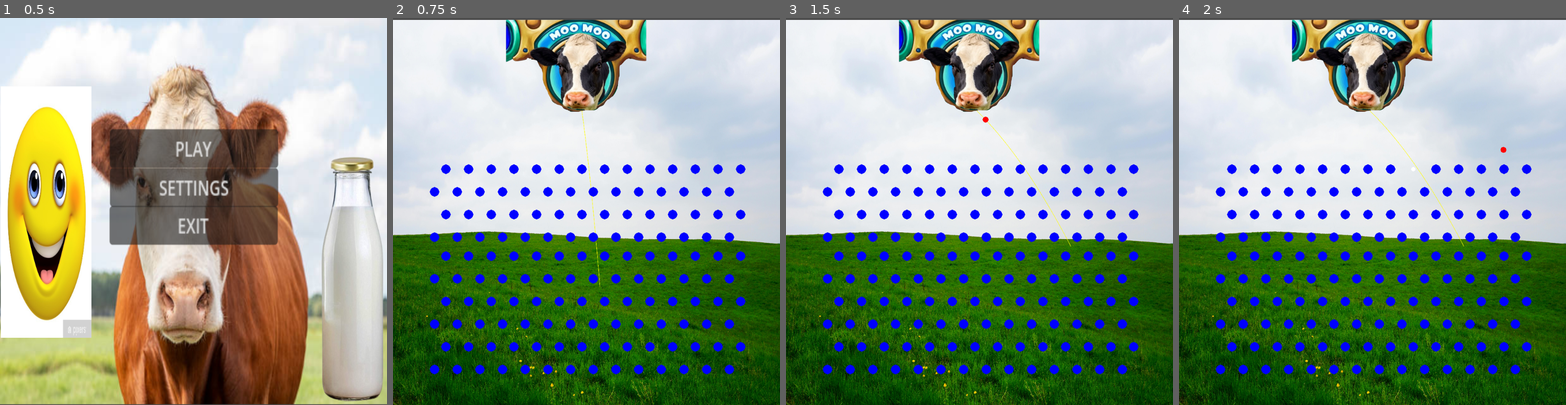
Above: before the commit, frames 1-4 (left to right).
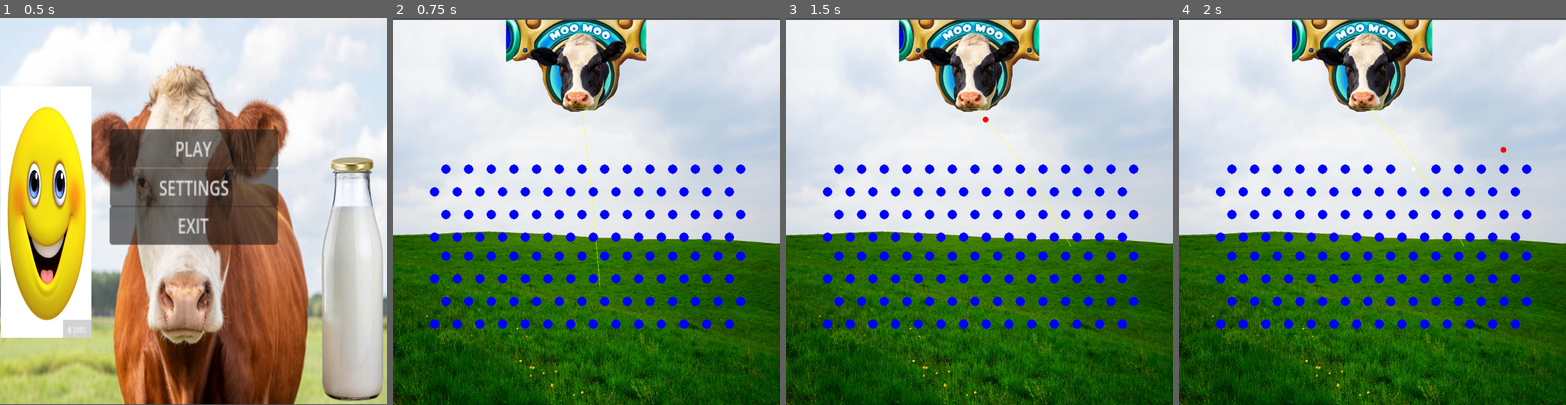
Above: after the commit, the same moments.

Repository: Temia116/Milkle_gamefart
Game: Godot game, scene res://title.tscn
Two runs of this game, one before a commit and one after it. Both use one fixed random seed, a clock stepped at 60 frames per second and the inputs below.
Inputs (mouse positions are in pixels of both pictures, inside the frame that each line leads up to):
- Up to frame 1 (0.5 s): no input
- Up to frame 2 (0.75 s): click "PLAY" at 0.5 s
- Up to frame 3 (1.5 s): tap Enter at 1.25 s; move the mouse to (1064, 192) at 1.27 s; click (1064, 192) at 1.42 s
- Up to frame 4 (2 s): no input

Frame 1 is identical in both runs. In frame 2, 1.4% of the frame differs, in the area x 9-92%, y 83-93%; in frame 3, 1.4%; in frame 4, 1.4%.

Commit message:
made some freaky boxes

Diff:
--- a/Main.tscn
+++ b/Main.tscn
@@ -6,12 +6,33 @@
 [ext_resource type="Script" uid="uid://hegvoy5de6w2" path="res://GameManager.gd" id="4_lgr22"]
 [ext_resource type="Texture2D" uid="uid://bkflc54rt5qs2" path="res://Game assets/BACKGROUND.jpeg" id="5_fos0i"]
 [ext_resource type="Script" uid="uid://0n6dgtjx4i3u" path="res://ball_catcher.gd" id="6_3dxm6"]
+[ext_resource type="Texture2D" uid="uid://dtq00mtab4if6" path="res://Game assets/Green ball catcher.png" id="7_03owx"]
+[ext_resource type="Texture2D" uid="uid://dqph28k4luatb" path="res://Game assets/Red ball catcher.png" id="8_wkp8b"]
+[ext_resource type="Texture2D" uid="uid://2eka4i7agowb" path="res://Game assets/Yellow ball catcher.png" id="9_20pc6"]
 
 [sub_resource type="RectangleShape2D" id="RectangleShape2D_7jktm"]
 size = Vector2(19.5, 1171)
 
 [sub_resource type="RectangleShape2D" id="RectangleShape2D_lgr22"]
 size = Vector2(3820, 62)
+
+[sub_resource type="RectangleShape2D" id="RectangleShape2D_5vvyt"]
+size = Vector2(39, 30)
+
+[sub_resource type="RectangleShape2D" id="RectangleShape2D_c6i3y"]
+size = Vector2(38, 29)
+
+[sub_resource type="RectangleShape2D" id="RectangleShape2D_c2ibq"]
+size = Vector2(38, 29)
+
+[sub_resource type="RectangleShape2D" id="RectangleShape2D_j4qnp"]
+size = Vector2(42, 2)
+
+[sub_resource type="RectangleShape2D" id="RectangleShape2D_fpfj3"]
+size = Vector2(2, 40)
+
+[sub_resource type="RectangleShape2D" id="RectangleShape2D_sc1dx"]
+size = Vector2(2, 40)
 
 [node name="Main" type="Node2D" groups=["Peg"]]
 script = ExtResource("1_cm0pq")
@@ -381,86 +402,43 @@
 position = Vector2(477, 1235)
 shape = SubResource("RectangleShape2D_lgr22")
 
-[node name="Peg113" parent="." instance=ExtResource("3_3dxm6")]
-position = Vector2(260, 870)
-
-[node name="Peg114" parent="." instance=ExtResource("3_3dxm6")]
-position = Vector2(380, 870)
-
-[node name="Peg115" parent="." instance=ExtResource("3_3dxm6")]
-position = Vector2(440, 870)
-
-[node name="Peg116" parent="." instance=ExtResource("3_3dxm6")]
-position = Vector2(320, 870)
-
-[node name="Peg117" parent="." instance=ExtResource("3_3dxm6")]
-position = Vector2(500, 870)
-
-[node name="Peg118" parent="." instance=ExtResource("3_3dxm6")]
-position = Vector2(620, 870)
-
-[node name="Peg119" parent="." instance=ExtResource("3_3dxm6")]
-position = Vector2(680, 870)
-
-[node name="Peg120" parent="." instance=ExtResource("3_3dxm6")]
-position = Vector2(560, 870)
-
-[node name="Peg121" parent="." instance=ExtResource("3_3dxm6")]
-position = Vector2(200, 870)
-
-[node name="Peg122" parent="." instance=ExtResource("3_3dxm6")]
-position = Vector2(230, 930)
-
-[node name="Peg123" parent="." instance=ExtResource("3_3dxm6")]
-position = Vector2(350, 930)
-
-[node name="Peg124" parent="." instance=ExtResource("3_3dxm6")]
-position = Vector2(410, 930)
-
-[node name="Peg125" parent="." instance=ExtResource("3_3dxm6")]
-position = Vector2(290, 930)
-
-[node name="Peg126" parent="." instance=ExtResource("3_3dxm6")]
-position = Vector2(470, 930)
-
-[node name="Peg127" parent="." instance=ExtResource("3_3dxm6")]
-position = Vector2(590, 930)
-
-[node name="Peg128" parent="." instance=ExtResource("3_3dxm6")]
-position = Vector2(650, 930)
-
-[node name="Peg129" parent="." instance=ExtResource("3_3dxm6")]
-position = Vector2(530, 930)
-
-[node name="Peg130" parent="." instance=ExtResource("3_3dxm6")]
-position = Vector2(170, 930)
-
-[node name="Peg131" parent="." instance=ExtResource("3_3dxm6")]
-position = Vector2(740, 870)
-
-[node name="Peg132" parent="." instance=ExtResource("3_3dxm6")]
-position = Vector2(710, 930)
-
-[node name="Peg133" parent="." instance=ExtResource("3_3dxm6")]
-position = Vector2(800, 870)
-
-[node name="Peg134" parent="." instance=ExtResource("3_3dxm6")]
-position = Vector2(770, 930)
-
-[node name="Peg135" parent="." instance=ExtResource("3_3dxm6")]
-position = Vector2(860, 870)
-
-[node name="Peg136" parent="." instance=ExtResource("3_3dxm6")]
-position = Vector2(830, 930)
-
-[node name="Peg137" parent="." instance=ExtResource("3_3dxm6")]
-position = Vector2(920, 870)
-
-[node name="Peg138" parent="." instance=ExtResource("3_3dxm6")]
-position = Vector2(890, 930)
-
-[node name="Peg139" parent="." instance=ExtResource("3_3dxm6")]
-position = Vector2(140, 870)
-
-[node name="Peg140" parent="." instance=ExtResource("3_3dxm6")]
-position = Vector2(110, 930)
+[node name="Yellow box catcher" type="CollisionShape2D" parent="BallCatcher"]
+position = Vector2(-587.5, 161)
+shape = SubResource("RectangleShape2D_5vvyt")
+
+[node name="Green box catcher" type="CollisionShape2D" parent="BallCatcher"]
+position = Vector2(-482, 160.5)
+shape = SubResource("RectangleShape2D_c6i3y")
+
+[node name="Red ball catcher" type="CollisionShape2D" parent="BallCatcher"]
+position = Vector2(-533, 160.5)
+shape = SubResource("RectangleShape2D_c2ibq")
+
+[node name="Green catcher" type="Sprite2D" parent="."]
+position = Vector2(-482, 156)
+scale = Vector2(0.13125, 0.13125)
+texture = ExtResource("7_03owx")
+
+[node name="Area2D" type="Area2D" parent="."]
+
+[node name="Red catcher" type="Sprite2D" parent="Area2D"]
+position = Vector2(-533, 156)
+scale = Vector2(0.131, 0.131)
+texture = ExtResource("8_wkp8b")
+
+[node name="CollisionShape2D" type="CollisionShape2D" parent="Area2D"]
+position = Vector2(-588, 176)
+shape = SubResource("RectangleShape2D_j4qnp")
+
+[node name="CollisionShape2D2" type="CollisionShape2D" parent="Area2D"]
+position = Vector2(-608, 155)
+shape = SubResource("RectangleShape2D_fpfj3")
+
+[node name="CollisionShape2D3" type="CollisionShape2D" parent="Area2D"]
+position = Vector2(-568, 155)
+shape = SubResource("RectangleShape2D_sc1dx")
+
+[node name="Yellow catcher" type="Sprite2D" parent="."]
+position = Vector2(-588, 156)
+scale = Vector2(0.131, 0.131)
+texture = ExtResource("9_20pc6")
Binary file added: Game assets/Green ball catcher.png
Not shown, added: Game assets/Green ball catcher.png.import
Binary file added: Game assets/Red ball catcher.png
Not shown, added: Game assets/Red ball catcher.png.import
Binary file added: Game assets/Yellow ball catcher.png
Not shown, added: Game assets/Yellow ball catcher.png.import
Not shown: 1 places in Main.tscn that only renumber resources
